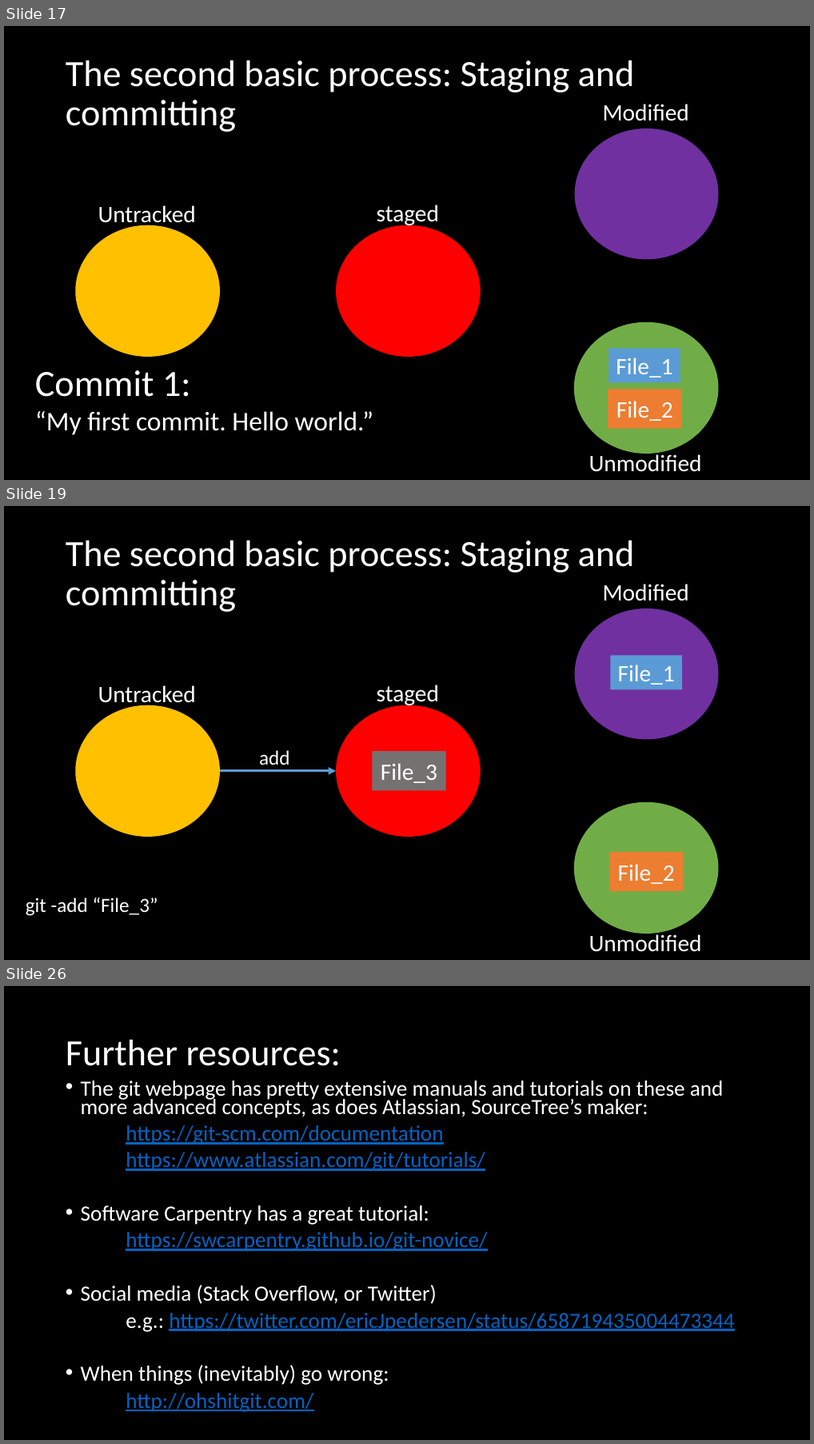
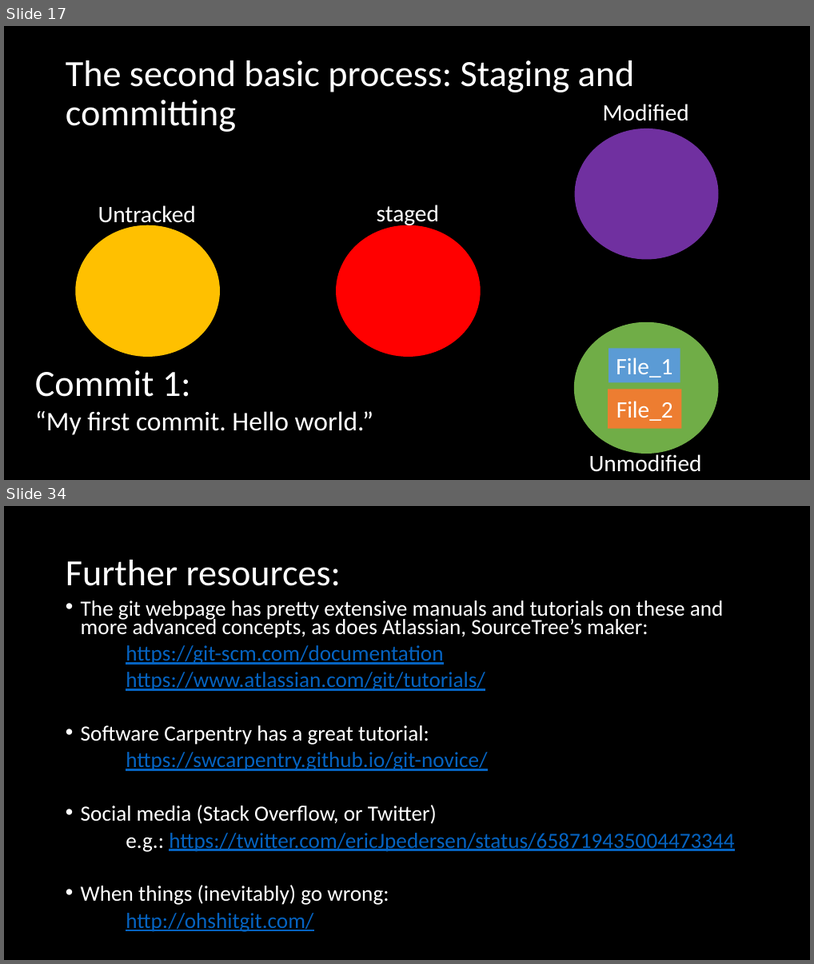
Before and after one commit to adsmithca/DFO_R_workshops, a slide deck: dfo_git_workshop/Using version control.pptx. Shown one above the other, each under a label of ours: slides 17, 19 and 26 before the commit, slides 17 and 34 after it; the slides between them are not shown. The pictures are 814x1444 and 814x964 pixels, drawn with LibreOffice and Linux fonts; fonts in the diff are those of the drawing. Boxes give left, top, right and bottom in pixels: in the first picture for what was removed or moved away, otherwise in the second. Text is boxed around its words. In the diff, an @@ line names an element or a change of style, - is before the commit and + after.

```diff
--- a/dfo_git_workshop/Using version control.pptx
+++ b/dfo_git_workshop/Using version control.pptx
@@ slide 19 removed at box(4, 506, 810, 960), background #000000 @@
@@ title removed at box(66, 540, 635, 612) @@
-The second basic process: Staging and committing
@@ text removed at box(603, 584, 690, 601) @@
-Modified
@@ ellipse removed at box(575, 608, 719, 739) @@
@@ rectangle removed at box(610, 656, 682, 690) @@
-File_1
@@ text removed at box(98, 685, 196, 708) @@
-Untracked
@@ text removed at box(377, 684, 439, 708) @@
-staged
@@ ellipse removed at box(75, 705, 220, 836) @@
@@ ellipse removed at box(336, 705, 481, 836) @@
@@ text removed at box(259, 750, 290, 765) @@
-add
@@ rectangle removed at box(373, 751, 446, 790) @@
-File_3
@@ arrow removed from (220, 771) to (336, 771) @@
@@ ellipse removed at box(574, 802, 719, 933) @@
@@ rectangle removed at box(610, 852, 683, 891) @@
-File_2
@@ text removed at box(26, 897, 158, 916) @@
-git -add “File_3”
@@ text removed at box(590, 932, 702, 952) @@
-Unmodified
@@ what was slide 26 is now slide 34 @@
```
Also in this commit, not shown: 7 slides changed, 15 slides added, 6 other slides removed, 7 other files.
